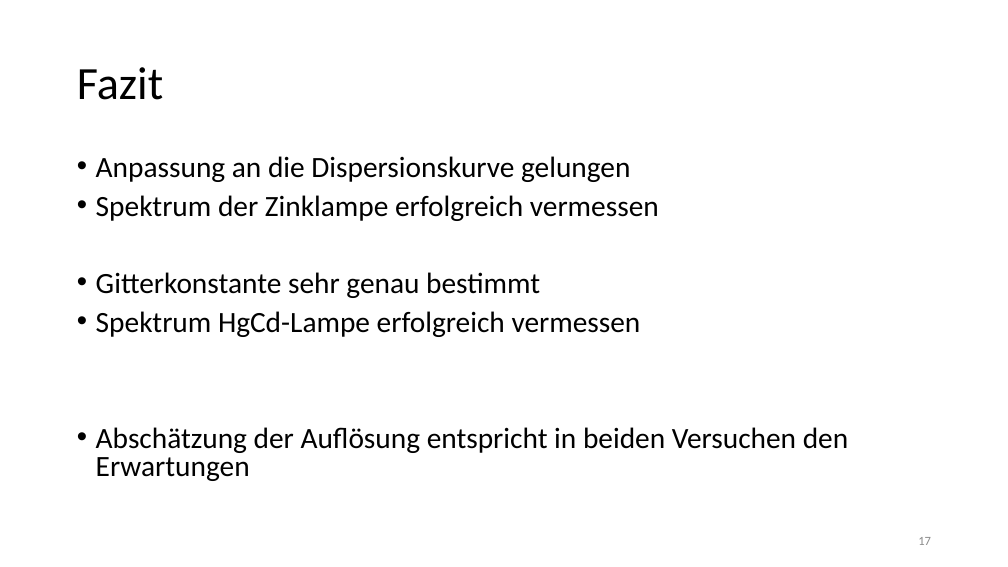
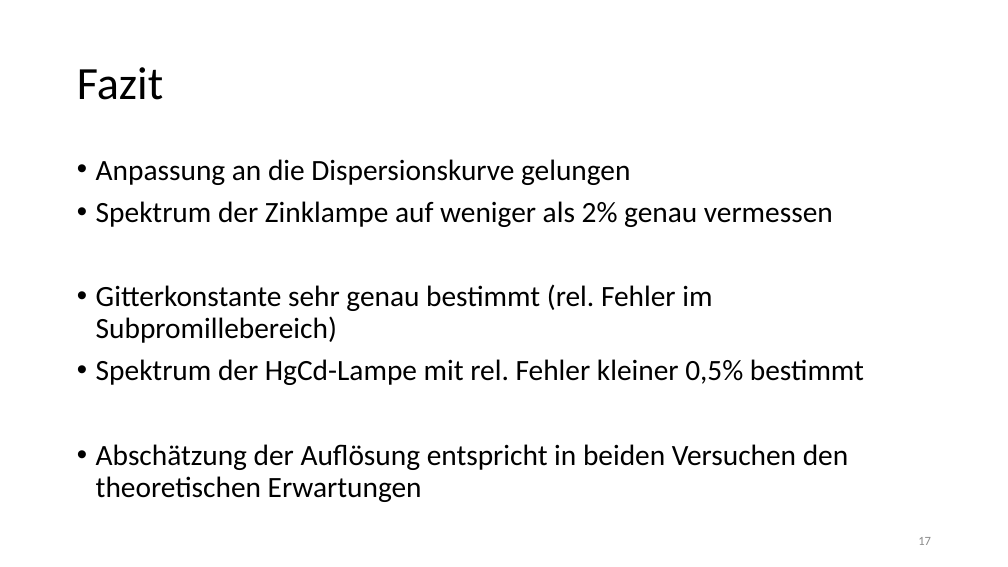
Before and after one commit to thewhitecat/grundpraktikum1, a slide deck: slide 17 of grundpraktikum2/Optik 1/Optik I.pptx. Drawn at 1008x567 pixels with LibreOffice and Linux fonts; fonts in the diff are those of the drawing. Boxes give left, top, right and bottom in pixels: in the first picture for what was removed or moved away, otherwise in the second. Text is boxed around its words. In the diff, an @@ line names an element or a change of style, - is before the commit and + after.

Commit message:
PPP

```diff
--- a/grundpraktikum2/Optik 1/Optik I.pptx
+++ b/grundpraktikum2/Optik 1/Optik I.pptx
@@ text at bbox=[96, 159, 630, 185]: line spacing 0.8 to 0.9 @@
@@ text at bbox=[96, 201, 864, 502]: text changed @@
-• Spektrum der Zinklampe erfolgreich vermessen
-• Gitterkonstante sehr genau bestimmt
-• Spektrum HgCd-Lampe erfolgreich vermessen
-• Abschätzung der Auflösung entspricht in beiden Versuchen den Erwartungen
+• Spektrum der Zinklampe auf weniger als 2% genau vermessen
+• Gitterkonstante sehr genau bestimmt (rel. Fehler im Subpromillebereich)
+• Spektrum der HgCd-Lampe mit rel. Fehler kleiner 0,5% bestimmt
+• Abschätzung der Auflösung entspricht in beiden Versuchen den theoretischen Erwartungen
```
Also in this commit, not shown: 1 other slide changed.
